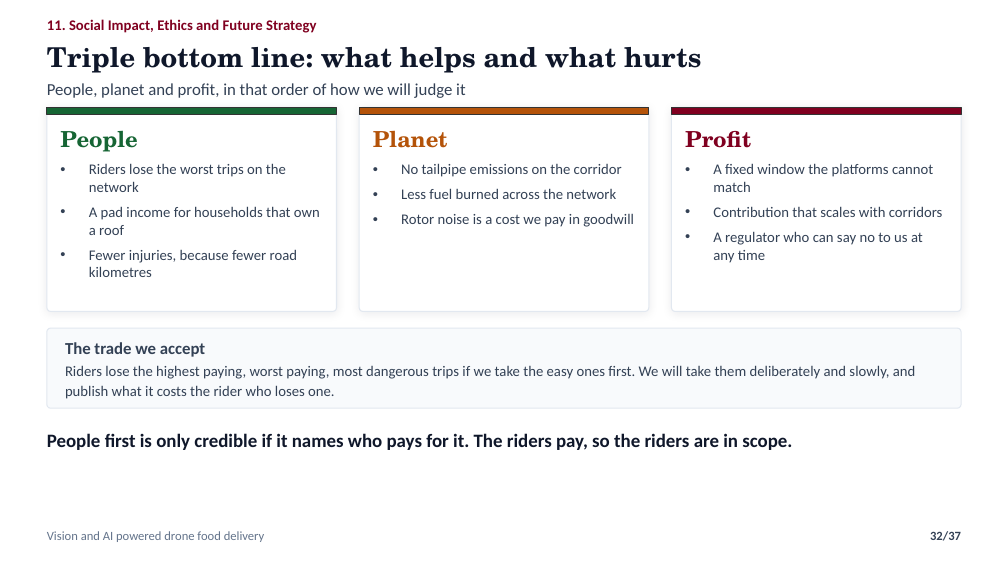
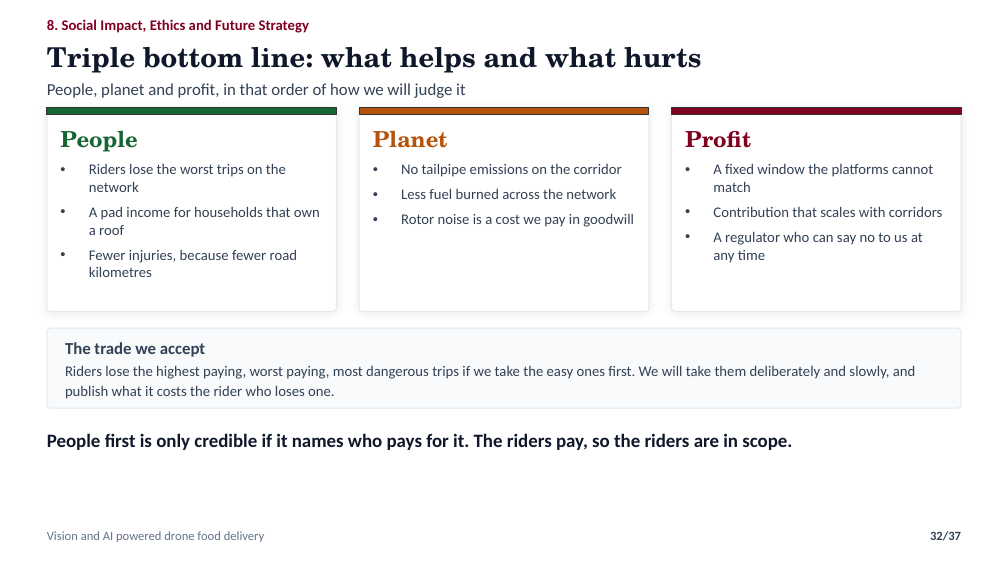
Before and after one commit to nafiskabbo/presentation-hum, a slide deck: slide 32 of output/AeroSetu_Group_Presentation-v1.pptx. Drawn at 1008x567 pixels with LibreOffice and Linux fonts; fonts in the diff are those of the drawing. Boxes give left, top, right and bottom in pixels: in the first picture for what was removed or moved away, otherwise in the second. Text is boxed around its words. In the diff, an @@ line names an element or a change of style, - is before the commit and + after.

```diff
--- a/output/AeroSetu_Group_Presentation-v1.pptx
+++ b/output/AeroSetu_Group_Presentation-v1.pptx
@@ text at bbox=[47, 19, 309, 33]: text changed @@
-11. Social Impact, Ethics and Future Strategy
+8. Social Impact, Ethics and Future Strategy
```
Also in this commit, not shown: 35 other slides changed, 5 other files.
